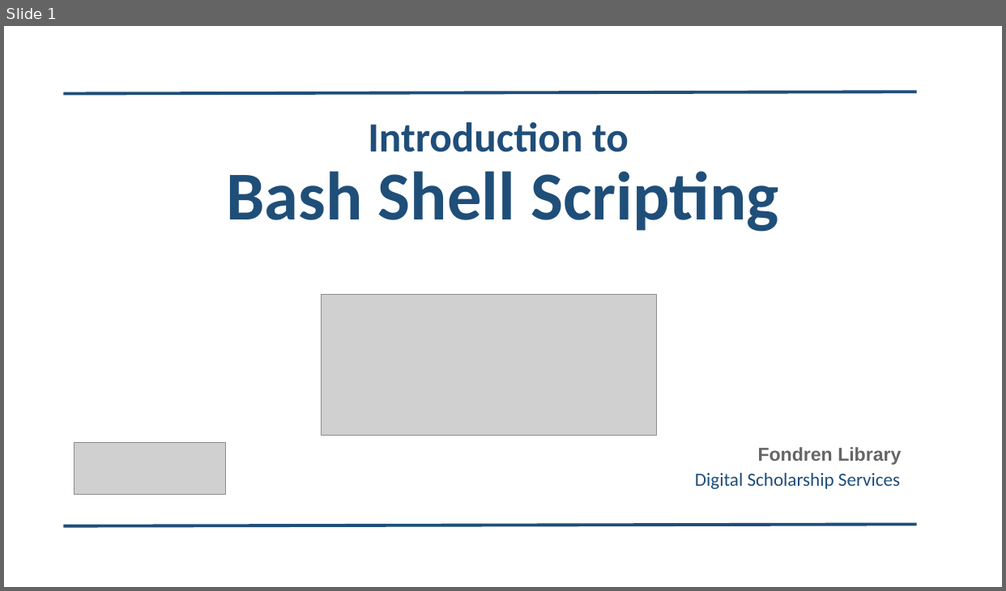
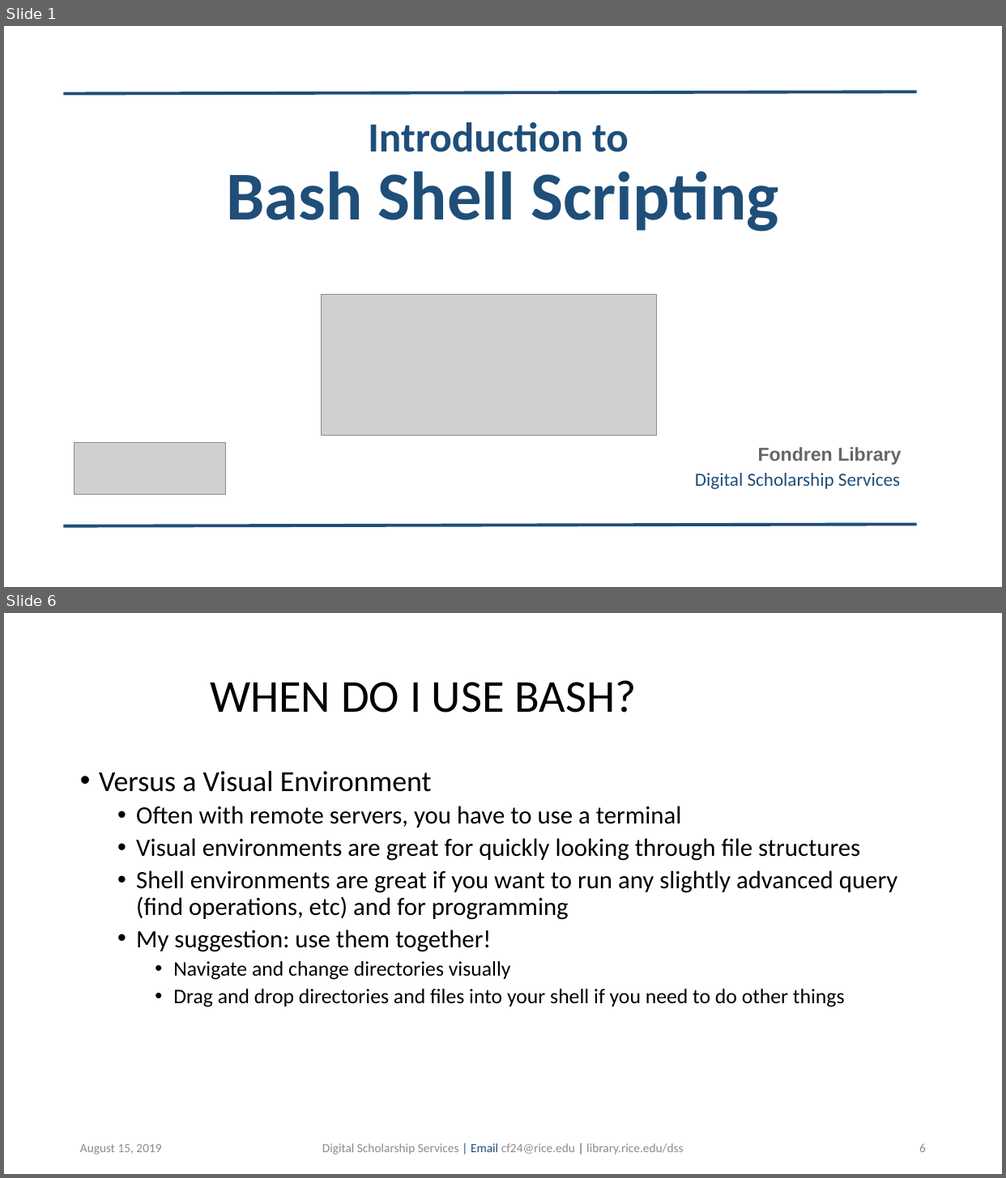
Before and after one commit to bakitybacon/rice-data-and-donuts, a slide deck: bash/Introduction to Bash.pptx. Shown one above the other, each under a label of ours: slide 1 before the commit, slides 1 and 6 after it; the slides between them are not shown. The pictures are 1006x591 and 1006x1178 pixels, drawn with LibreOffice and Linux fonts; fonts in the diff are those of the drawing; grey boxes stand for pictures; background and template pictures are left out. Boxes give left, top, right and bottom in pixels: in the first picture for what was removed or moved away, otherwise in the second. Text is boxed around its words. In the diff, an @@ line names an element or a change of style, - is before the commit and + after.

```diff
--- a/bash/Introduction to Bash.pptx
+++ b/bash/Introduction to Bash.pptx
@@ slide 6 added at (x1=4, y1=613, x2=1002, y2=1174), background #FFFFFF @@
@@ title added at (x1=210, y1=680, x2=636, y2=713), 44 pt, text #000000 @@
+WHEN DO I USE BASH?
@@ text added at (x1=99, y1=771, x2=897, y2=1007), 24 pt, text #000000 @@
+• Versus a Visual Environment
+  • Often with remote servers, you have to use a terminal
+  • Visual environments are great for quickly looking through file structures
+  • Shell environments are great if you want to run any slightly advanced query (find operations, etc) and for programming
+  • My suggestion: use them together!
+    • Navigate and change directories visually
+    • Drag and drop directories and files into your shell if you need to do other things
@@ text added at (x1=80, y1=1144, x2=161, y2=1155), 12 pt, text #8C8C8C @@
+August 15, 2019
@@ text added at (x1=322, y1=1144, x2=683, y2=1155), 12 pt, text #8C8C8C @@
+Digital Scholarship Services | Email cf24@rice.edu | library.rice.edu/dss
@@ page number added at (x1=919, y1=1144, x2=926, y2=1152), 12 pt, text #8C8C8C @@
+6
```
Also in this commit, not shown: 1 slide changed, 41 other slides added.
